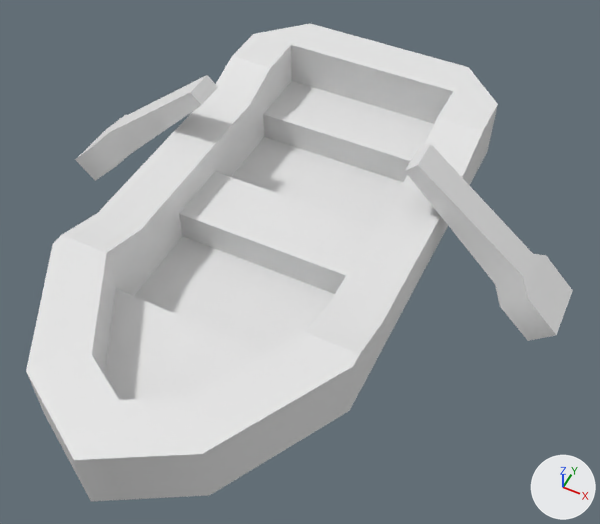
Renders of the glTF model models/boats/boat-row-large.glb from each side of a commit.
The view is the same before and after, from a 50 mm lens placed at (1.35, -2.35, 3.28), pointed at (0.18, 0.0, 0.35). Arrows for +X, +Y and +Z are at lower right; the lights stay in place. The first picture is the older version. Materials are left out; every surface is plain grey. Where no turn or scale is listed for an object, it has been applied to the vertices.

The scene before the commit, as lines of its bpy script (objects in view):
```python
me_boat_row_large = bpy.data.meshes.new('boat-row-large')
me_boat_row_large.from_pydata(...)  # 71 vertices, 118 faces; spans x -0.71..0.71, y -1.43..1.43, z 0.0..0.64
me_boat_row_large.materials.append(mat_colormap)
me_paddles = bpy.data.meshes.new('paddles')
me_paddles.from_pydata(...)  # 32 vertices, 56 faces; spans x -1.37..1.37, y -0.15..0.15, z 0.0..0.79
me_paddles.materials.append(mat_colormap)
ob_boat_row_large = bpy.data.objects.new('boat-row-large', me_boat_row_large)
ob_boat_row_large.location = (0.0, 0.0, 0.0)
ob_paddles = bpy.data.objects.new('paddles', me_paddles)
ob_paddles.location = (0.0, 0.415, 0.056)
```
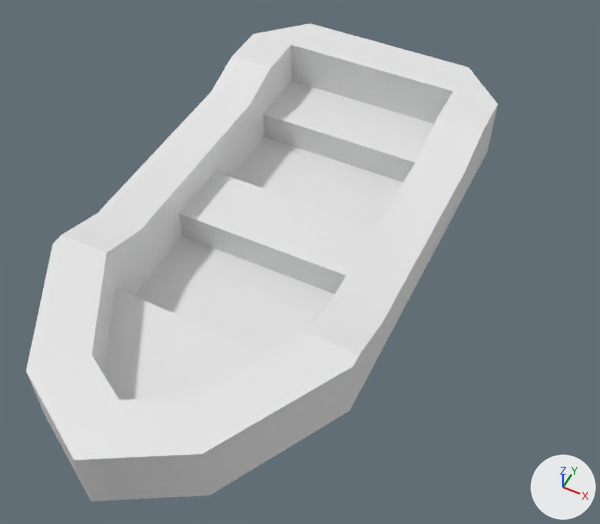
Pixel boxes [x1, y1, x2, y2] of what changed, in the pictures (600 x 524 px):
'paddles', deleted
    before: [75, 75, 573, 341]

Edits to the bpy script that builds the scene:
```text
Remove ob_paddles:
    ob_paddles = bpy.data.objects.new('paddles', me_paddles)
    ob_paddles.location = (0.0, 0.415, 0.056)
```
